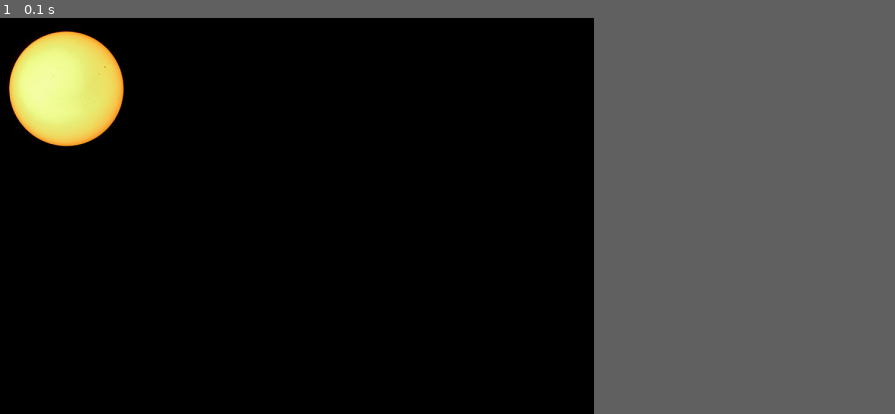
Above: before the commit, frame 1.
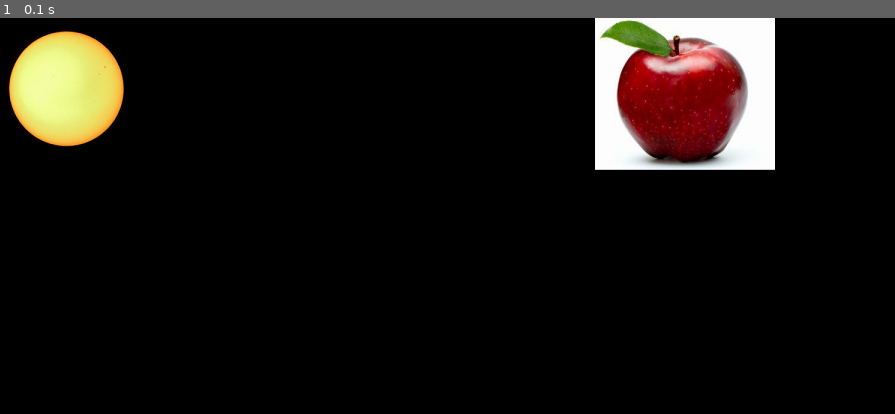
Above: after the commit, the same moment.

Repository: latuszek-piotr/gimnazjum-pygame
Game: pygame game, started from najprostszy.py
Same seed, same stepped clock (60 frames per second), same inputs: the game is played once before the commit and once after it. The source is Python 2; it was converted automatically to run under Python 3.
Inputs:
- Up to frame 1 (0.1 s): no input
In our replay, the window is 599x396 before the commit and 900x396 after it. These sizes can differ from the game's own. Grey fills any space a smaller window leaves; there, only what the larger window draws over its background counts as a difference.

The runs differ from the first frame. In frame 1, 7.7% of the frame differs, in the area x 66-87%, y 0-39%.

Commit message:
dodane drugie tło - jabłko

Diff:
--- a/najprostszy.py
+++ b/najprostszy.py
@@ -5,15 +5,19 @@
 
 pygame.init()
 # utworzenie okna
-window = pygame.display.set_mode((999, 660))
+window = pygame.display.set_mode((1500, 660))
 # ustawiamy tytul okna
 pygame.display.set_caption('najprostszy')
-# ladujemy plik graficzny
-moja_grafika = pygame.image.load('sun.jpg')
+
 # pobieramy informacje o ekranie - tle
 screen = pygame.display.get_surface()
+
+# ladujemy pliki graficzne
+grafika_slonca = pygame.image.load('sun.jpg')
+grafika_jablko = pygame.image.load('jablko.jpg')
 # przypisanie grafiki do okreslonego miejsca ekranu
-screen.blit(moja_grafika, (0,0))
+screen.blit(grafika_slonca, (0,0))
+screen.blit(grafika_jablko, (1000,0))
 # pokaz grafike, odswiez zawartosc ekranu
 pygame.display.flip()
 
Binary file added: jablko.jpg
